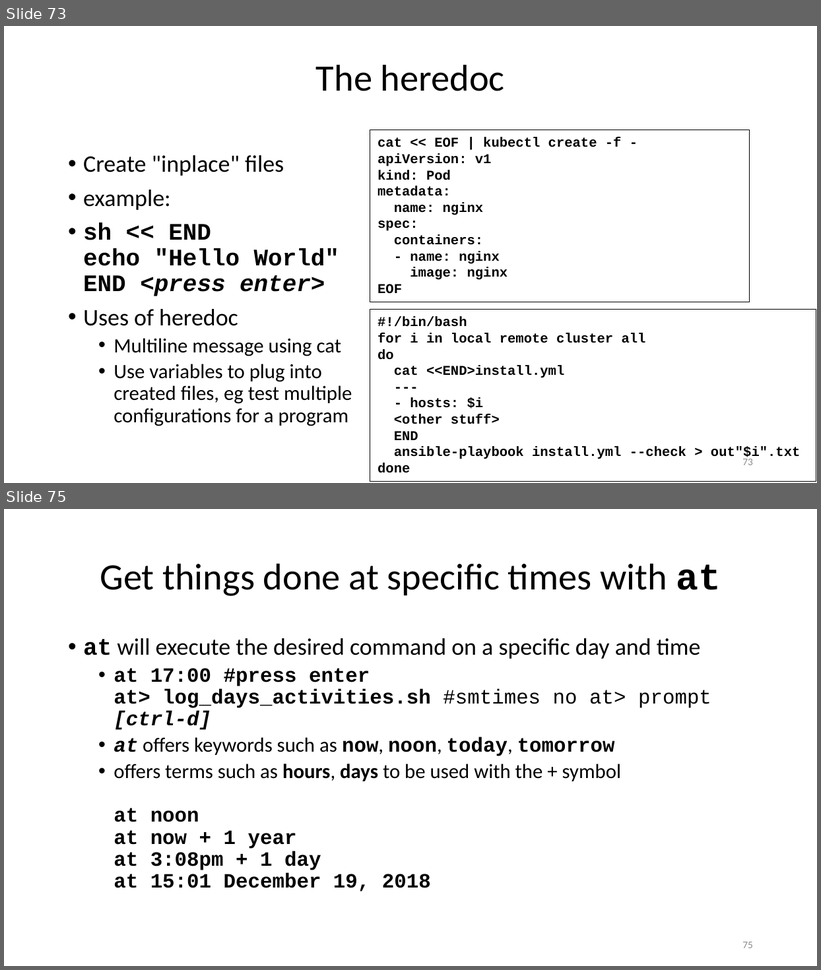
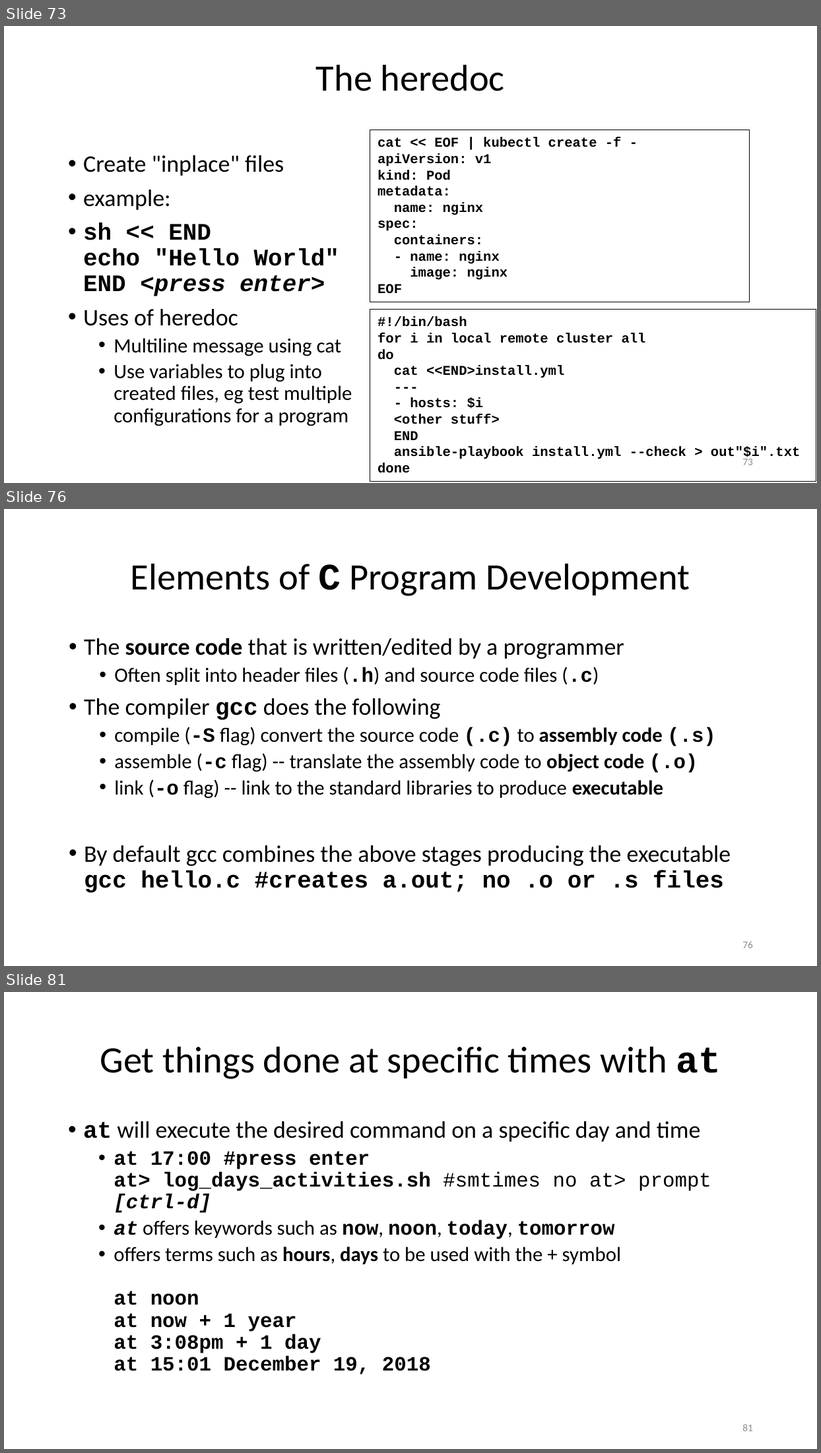
Before and after one commit to ketancmaheshwari/lisa19, a slide deck: lpt_LISA.pptx. Shown one above the other, each under a label of ours: slides 73 and 75 before the commit, slides 73, 76 and 81 after it; the slides between them are not shown. The pictures are 821x970 and 821x1453 pixels, drawn with LibreOffice and Linux fonts; fonts in the diff are those of the drawing. Boxes give left, top, right and bottom in pixels: in the first picture for what was removed or moved away, otherwise in the second. Text is boxed around its words. In the diff, an @@ line names an element or a change of style, - is before the commit and + after.

Commit message:
Added a section on program development

```diff
--- a/lpt_LISA.pptx
+++ b/lpt_LISA.pptx
@@ slide 76 added at [4,509,817,966], background #FFFFFF @@
@@ title added at [131,563,690,596], 33 pt, text #000000 @@
+Elements of C Program Development
@@ text added at [84,638,731,893], 18 pt, text #000000 @@
+• The source code that is written/edited by a programmer
+  • Often split into header files (.h) and source code files (.c)
+• The compiler gcc does the following
+  • compile (-S flag) convert the source code (.c) to assembly code (.s)
+  • assemble (-c flag) -- translate the assembly code to object code (.o)
+  • link (-o flag) -- link to the standard libraries to produce executable
+• By default gcc combines the above stages producing the executable
+  gcc hello.c #creates a.out; no .o or .s files
@@ page number added at [743,941,753,949], 9 pt, text #8C8C8C @@
+76
@@ what was slide 75 is now slide 81 @@
@@ page number at [743,1424,753,1432]: text changed @@
-75
+81
```
Also in this commit, not shown: 3 slides changed, 5 other slides added, 1 other file.
